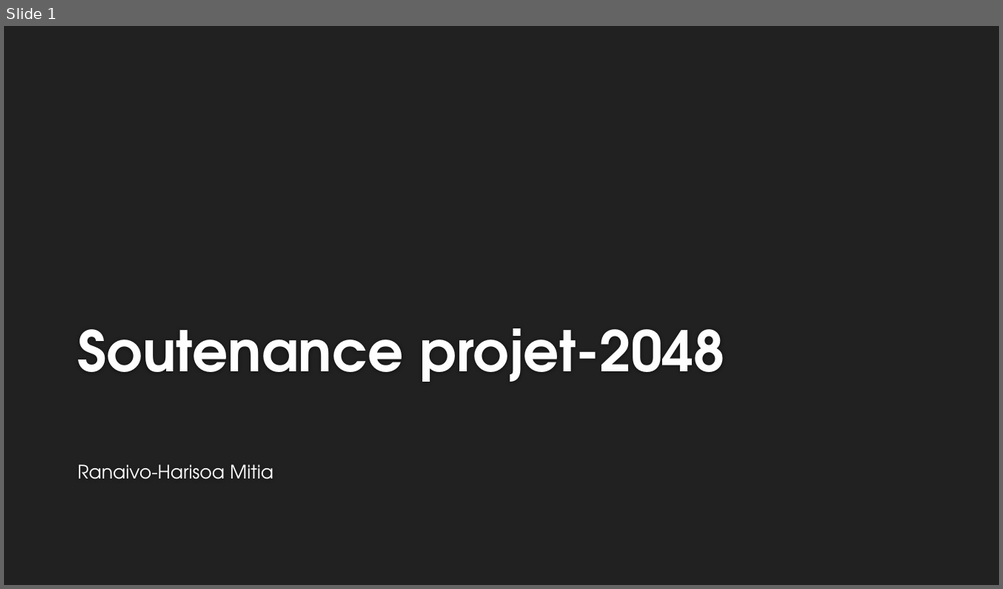
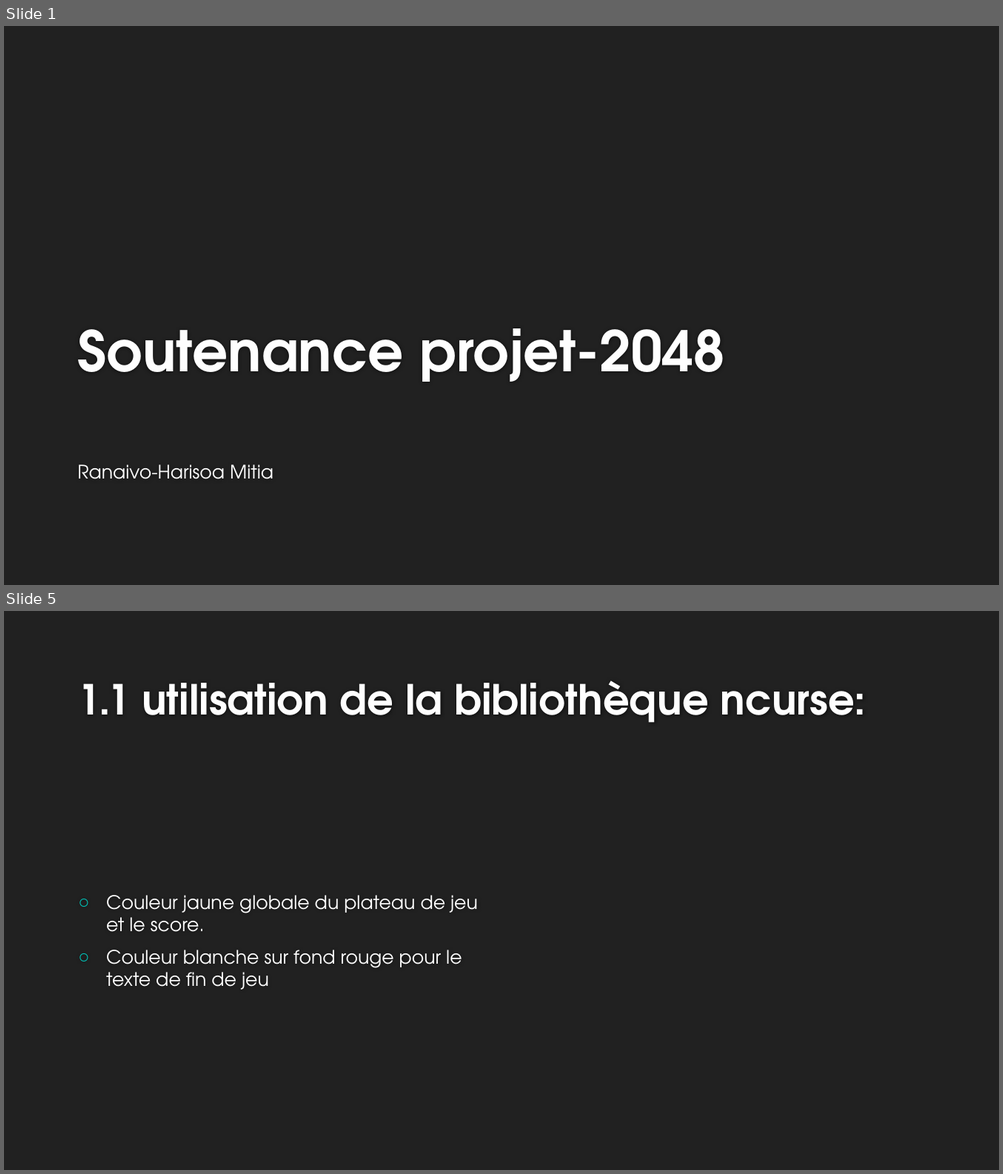
Before and after one commit to meethyrh/Projet2048v3, a slide deck: Soutenance.pptx. Shown one above the other, each under a label of ours: slide 1 before the commit, slides 1 and 5 after it; the slides between them are not shown. The pictures are 1003x589 and 1003x1174 pixels, drawn with LibreOffice and Linux fonts; fonts in the diff are those of the drawing; background and template pictures are left out. Boxes give left, top, right and bottom in pixels: in the first picture for what was removed or moved away, otherwise in the second. Text is boxed around its words. In the diff, an @@ line names an element or a change of style, - is before the commit and + after.

```diff
--- a/Soutenance.pptx
+++ b/Soutenance.pptx
@@ slide 5 added at <box>4,611,999,1170</box>, background #212121 @@
@@ title added at <box>77,681,866,723</box>, 40 pt, text #FEFEFE, bold @@
+1.1 utilisation de la bibliothèque ncurse:
@@ text added at <box>106,895,478,990</box>, 18 pt, text #FFFFFF @@
+○ Couleur jaune globale du plateau de jeu et le score.
+○ Couleur blanche sur fond rouge pour le texte de fin de jeu
```
Also in this commit, not shown: 2 slides changed, 1 other slide added, 9 other files.
